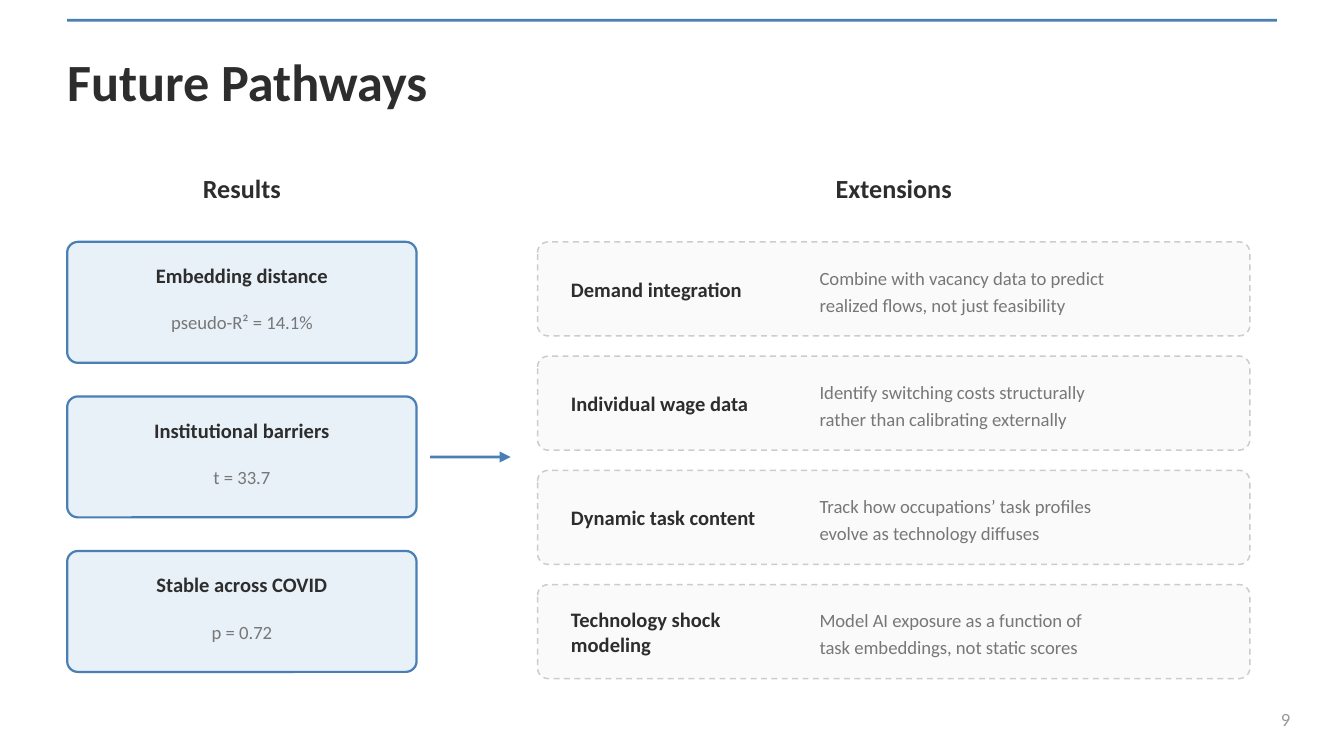
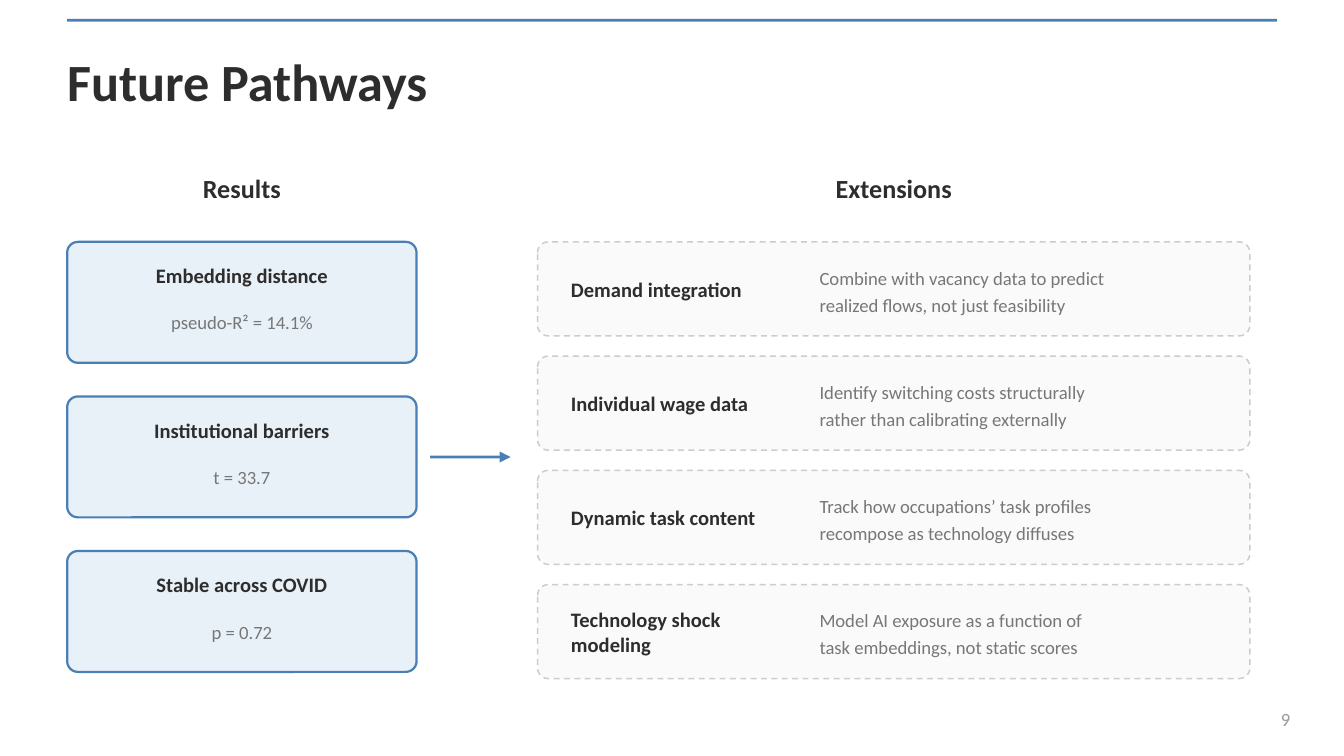
Before and after one commit to spencer2718/task-space-model, a slide deck: slide 9 of writing/presentation/task_embeddings_deck.pptx. Drawn at 1344x756 pixels with LibreOffice and Linux fonts; fonts in the diff are those of the drawing. Boxes give left, top, right and bottom in pixels: in the first picture for what was removed or moved away, otherwise in the second. Text is boxed around its words. In the diff, an @@ line names an element or a change of style, - is before the commit and + after.

```diff
--- a/writing/presentation/task_embeddings_deck.pptx
+++ b/writing/presentation/task_embeddings_deck.pptx
@@ text at (820,527,1074,543): text changed @@
-evolve as technology diffuses
+recompose as technology diffuses
```
Also in this commit, not shown: 2 other slides changed, 1 other file.
